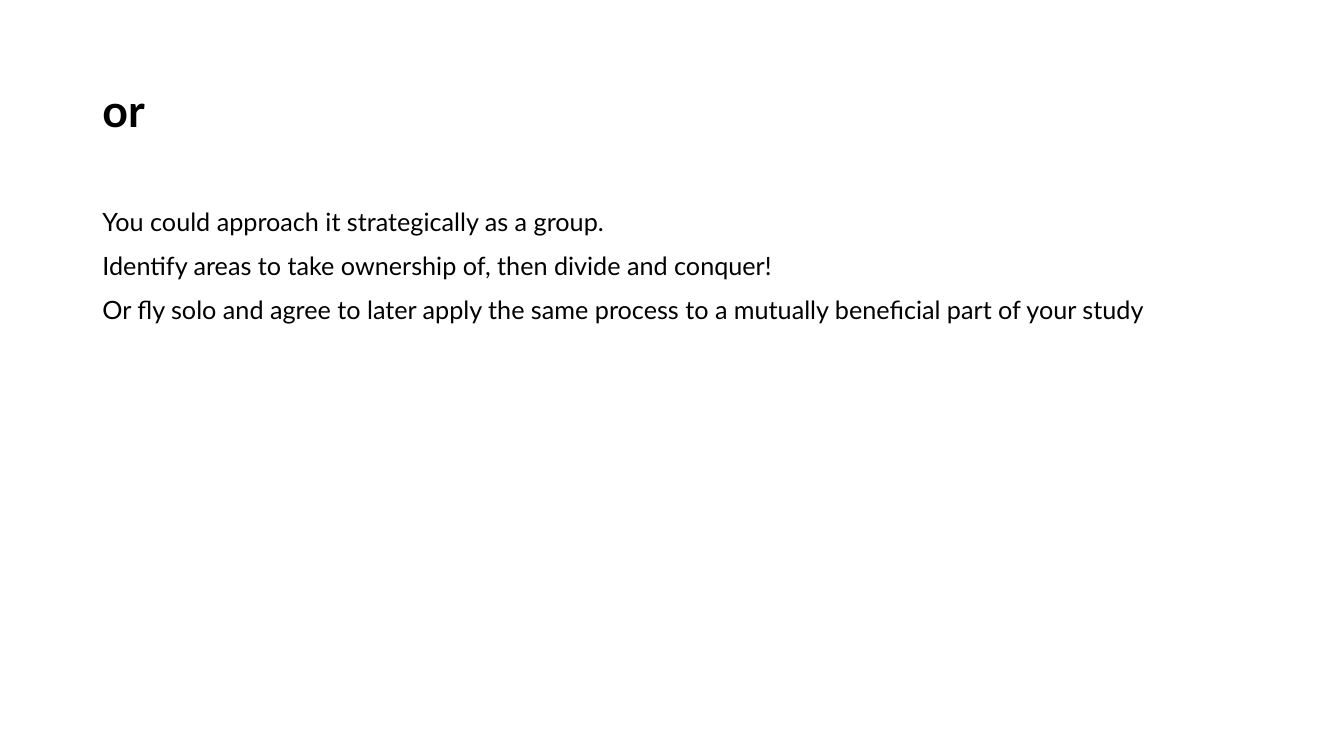
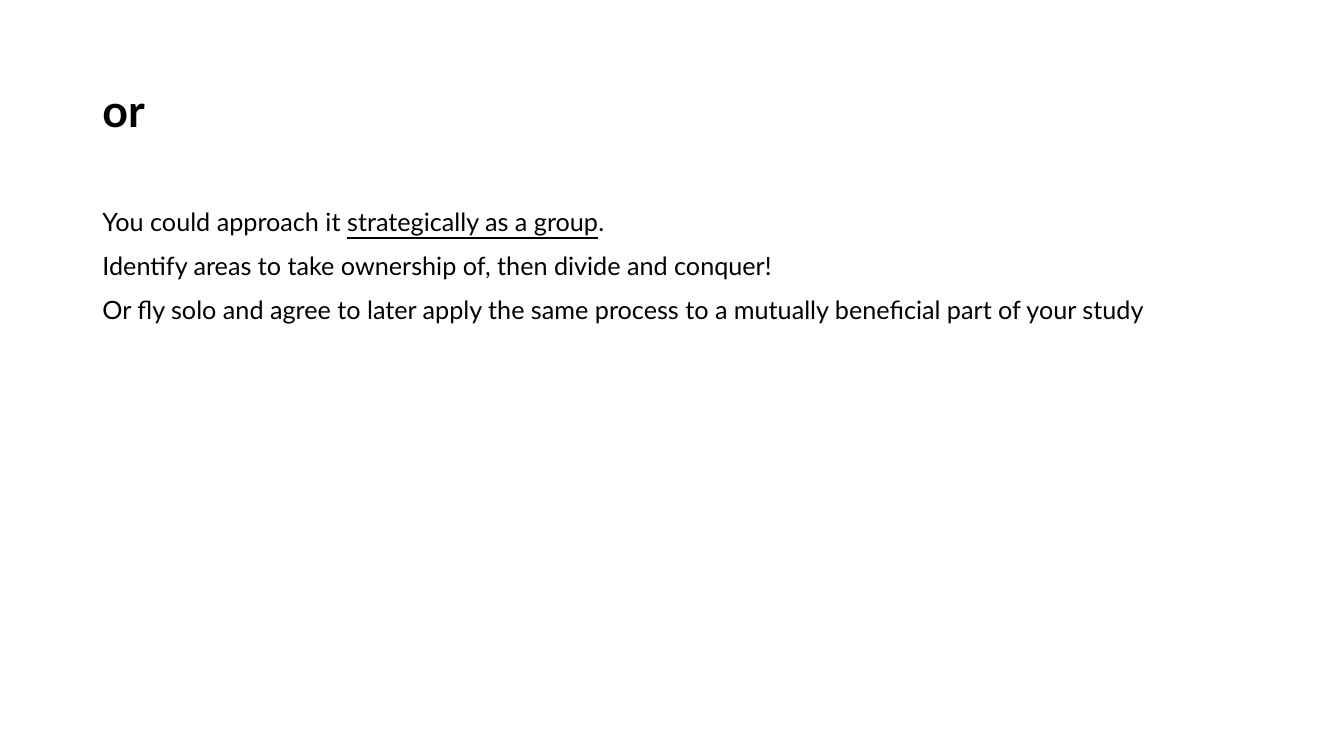
Before and after one commit to LittleMonkeyLab/PS52007Dslides, a slide deck: slide 14 of _site/lectures/Lecture03/Lecture03.pptx (slide 15 before the commit). Drawn at 1344x756 pixels with LibreOffice and Linux fonts; fonts in the diff are those of the drawing. Boxes give left, top, right and bottom in pixels: in the first picture for what was removed or moved away, otherwise in the second. Text is boxed around its words. In the diff, an @@ line names an element or a change of style, - is before the commit and + after.

```diff
--- a/_site/lectures/Lecture03/Lecture03.pptx
+++ b/_site/lectures/Lecture03/Lecture03.pptx
@@ text at (x1=102, y1=212, x2=604, y2=236): underline on in "strategically as a group." @@
```
Also in this commit, not shown: 2 other slides changed, 1 slide added, 2 slides removed, 48 other files.
